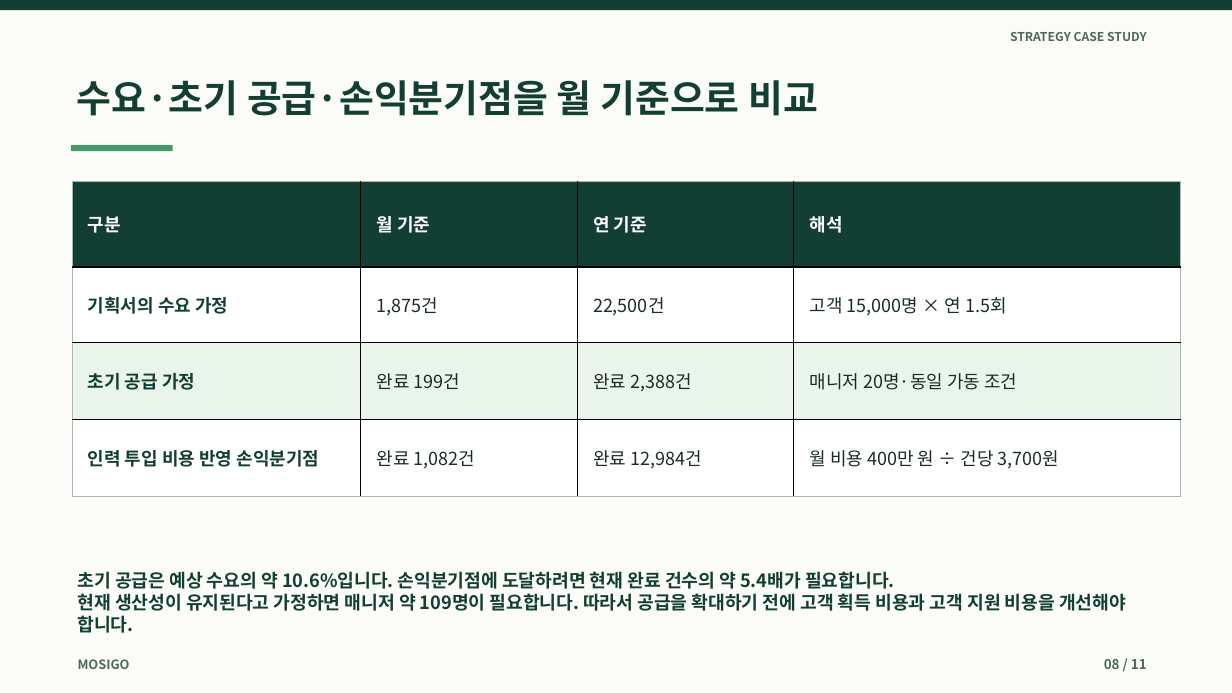
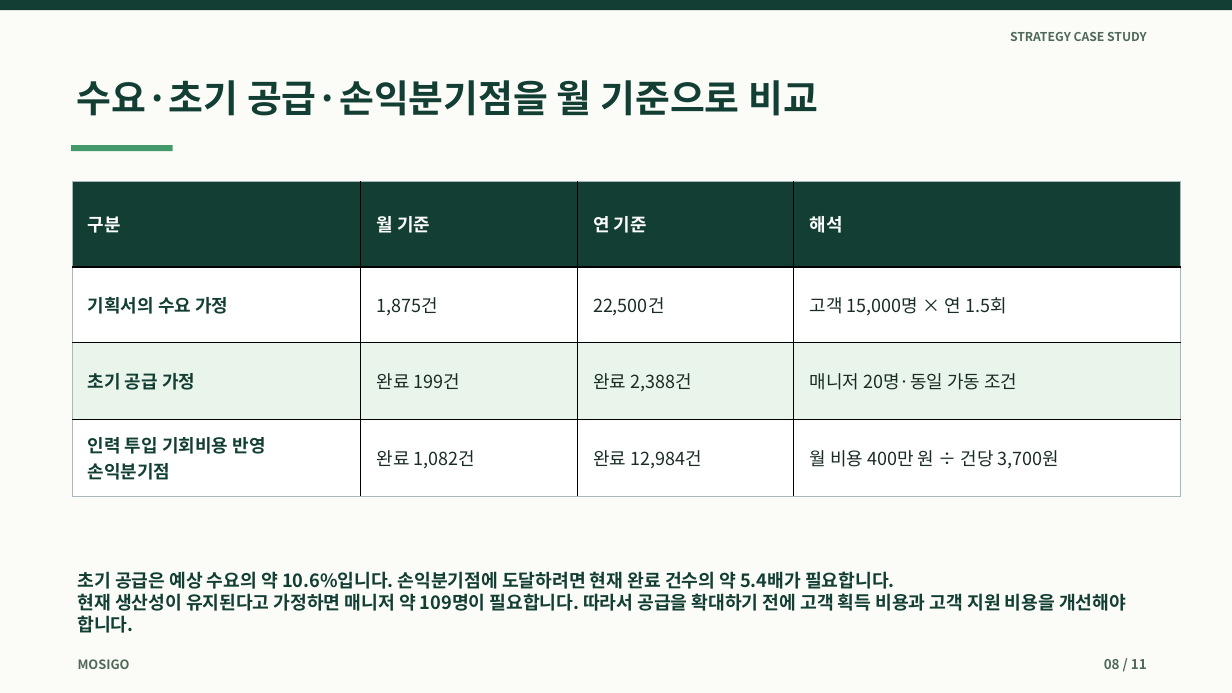
Before and after one commit to dohyunkimmm/mosigo-case-study, a slide deck: slide 8 of downloads/mosigo_report.pptx. Drawn at 1232x693 pixels with LibreOffice and Linux fonts; fonts in the diff are those of the drawing. Boxes give left, top, right and bottom in pixels: in the first picture for what was removed or moved away, otherwise in the second. Text is boxed around its words. In the diff, an @@ line names an element or a change of style, - is before the commit and + after.

```diff
--- a/downloads/mosigo_report.pptx
+++ b/downloads/mosigo_report.pptx
@@ table at (72,181,1180,497) @@
-row 4, column 1: 인력 투입 비용 반영 손익분기점
+row 4, column 1: 인력 투입 기회비용 반영 손익분기점
```
Also in this commit, not shown: 4 other slides changed, 11 other files.
